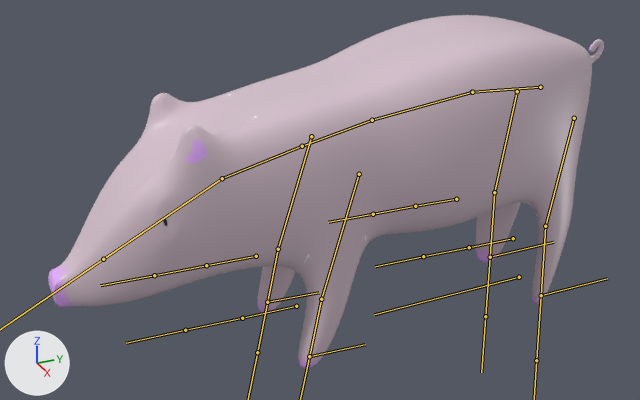
The FBX model city-sim 2.0/Assets/Models/Animals/Pig.fbx: old version first, new version second.
Rendered twice from a 50 mm lens placed at (8.48, -5.46, 6.14), pointed at (-0.17, -1.57, 1.82). The axes (+X, +Y, +Z) are drawn at lower left. The lights are the same throughout. The bones that bend it are drawn over the model as lines.
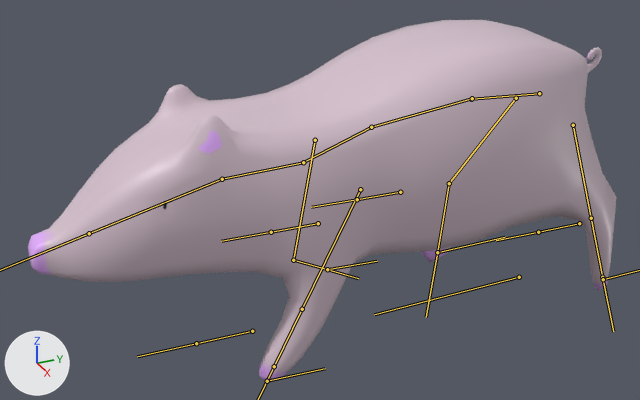
The newer file adds an action. The first version stands in its rest pose; the second is drawn at frame 9 of the action 'Armature|Walk'.

Changed parts and their boxes (x1, y1, x2, y2) in the pictures (640 x 400 px):
'Cube', posed: before (48, 15, 604, 369); after (28, 20, 617, 382)
bone 'Hips.Controller', root to tip: before (472, 92) to (540, 87); after (471, 99) to (539, 93)
bone 'Chest', root to tip: before (372, 120) to (303, 145); after (371, 127) to (305, 161)
bone 'Neck', root to tip: before (302, 146) to (222, 178); after (303, 162) to (222, 179)
bone 'Head', root to tip: before (222, 178) to (103, 259); after (222, 179) to (89, 233)
bone 'FrontUpperLeg.L', root to tip: before (359, 174) to (321, 299); after (360, 189) to (302, 309)
bone 'FrontLowerLeg.L', root to tip: before (321, 299) to (309, 356); after (302, 309) to (274, 366)
bone 'FrontUpperLeg.L.001', root to tip: before (311, 136) to (278, 249); after (315, 140) to (293, 260)
bone 'FrontLowerLeg.L.001', root to tip: before (278, 249) to (267, 302); after (293, 260) to (327, 269)
bone 'BackUpperLeg.L', root to tip: before (574, 118) to (545, 226); after (573, 125) to (591, 218)
bone 'BackLowerLeg.L', root to tip: before (545, 226) to (541, 295); after (591, 218) to (602, 277)
bone 'BackUpperLeg.L.001', root to tip: before (517, 91) to (494, 192); after (516, 98) to (449, 183)
bone 'BackLowerLeg.L.001', root to tip: before (494, 192) to (490, 257); after (449, 183) to (437, 252)

Diff of the bpy script that builds the scene:
```diff
--- a/city-sim 2.0/Assets/Models/Animals/Pig.fbx.py
+++ b/city-sim 2.0/Assets/Models/Animals/Pig.fbx.py
@@ bone_hips_controller @@
 bone_hips_controller = bpy.data.objects['Armature'].pose.bones['Hips.Controller']  # child of 'Root'
-bone_hips_controller.location = (0.0, 0.0, 0.0)
+bone_hips_controller.location = (0.0, 0.0, -0.08)
@@ bone_chest @@
 bone_chest = bpy.data.objects['Armature'].pose.bones['Chest']  # child of 'Waist'
-bone_chest.rotation_quaternion = (1.0, 0.0, 0.0, 0.0)  # degrees (0, 0, 0)
+bone_chest.rotation_quaternion = (0.995, 0.08, -0.053, 0.021)  # degrees (9, -6, 2)
@@ bone_neck @@
 bone_neck = bpy.data.objects['Armature'].pose.bones['Neck']  # child of 'Chest'
-bone_neck.rotation_quaternion = (1.0, 0.0, 0.0, 0.0)  # degrees (0, 0, 0)
+bone_neck.rotation_quaternion = (0.982, -0.178, 0.054, -0.018)  # degrees (-21, 6, -3)
@@ bone_head @@
 bone_head = bpy.data.objects['Armature'].pose.bones['Head']  # child of 'Neck'
-bone_head.rotation_quaternion = (1.0, 0.0, 0.0, 0.0)  # degrees (0, 0, 0)
+bone_head.rotation_quaternion = (1.0, -0.017, 0.0, 0.0)  # degrees (-2, 0, 0)
@@ bone_frontupperleg_l @@
 bone_frontupperleg_l = bpy.data.objects['Armature'].pose.bones['FrontUpperLeg.L']  # child of 'Chest'
-bone_frontupperleg_l.rotation_quaternion = (1.0, 0.0, 0.0, 0.0)  # degrees (0, 0, 0)
+bone_frontupperleg_l.rotation_quaternion = (0.98, -0.188, -0.024, -0.065)  # degrees (-21, -4, -7)
@@ bone_frontlowerleg_l @@
 bone_frontlowerleg_l = bpy.data.objects['Armature'].pose.bones['FrontLowerLeg.L']  # child of 'FrontUpperLeg.L'
-bone_frontlowerleg_l.rotation_quaternion = (1.0, 0.0, 0.0, 0.0)  # degrees (0, 0, 0)
+bone_frontlowerleg_l.rotation_quaternion = (0.999, -0.044, 0.0, -0.006)  # degrees (-5, 0, -1)
@@ bone_frontupperleg_l_001 @@
 bone_frontupperleg_l_001 = bpy.data.objects['Armature'].pose.bones['FrontUpperLeg.L.001']  # child of 'Chest'
-bone_frontupperleg_l_001.rotation_quaternion = (1.0, 0.0, 0.0, 0.0)  # degrees (0, 0, 0)
+bone_frontupperleg_l_001.rotation_quaternion = (0.952, -0.109, -0.252, -0.135)  # degrees (-9, -31, -14)
@@ bone_frontlowerleg_l_001 @@
 bone_frontlowerleg_l_001 = bpy.data.objects['Armature'].pose.bones['FrontLowerLeg.L.001']  # child of 'FrontUpperLeg.L.001'
-bone_frontlowerleg_l_001.rotation_quaternion = (1.0, 0.0, 0.0, 0.0)  # degrees (0, 0, 0)
+bone_frontlowerleg_l_001.rotation_quaternion = (0.803, 0.592, 0.0, -0.067)  # degrees (73, 5, -6)
@@ bone_backupperleg_l @@
 bone_backupperleg_l = bpy.data.objects['Armature'].pose.bones['BackUpperLeg.L']  # child of 'Pelvis'
-bone_backupperleg_l.rotation_quaternion = (1.0, 0.0, 0.0, 0.0)  # degrees (0, 0, 0)
+bone_backupperleg_l.rotation_quaternion = (0.969, 0.246, -0.024, -0.014)  # degrees (29, -2, -2)
@@ bone_backlowerleg_l @@
 bone_backlowerleg_l = bpy.data.objects['Armature'].pose.bones['BackLowerLeg.L']  # child of 'BackUpperLeg.L'
-bone_backlowerleg_l.rotation_quaternion = (1.0, 0.0, 0.0, 0.0)  # degrees (0, 0, 0)
+bone_backlowerleg_l.rotation_quaternion = (0.996, -0.091, 0.0, 0.02)  # degrees (-10, 0, 2)
@@ bone_backupperleg_l_001 @@
 bone_backupperleg_l_001 = bpy.data.objects['Armature'].pose.bones['BackUpperLeg.L.001']  # child of 'Pelvis'
-bone_backupperleg_l_001.rotation_quaternion = (1.0, 0.0, 0.0, 0.0)  # degrees (0, 0, 0)
+bone_backupperleg_l_001.rotation_quaternion = (0.957, -0.282, 0.062, -0.013)  # degrees (-33, 6, -3)
@@ bone_backlowerleg_l_001 @@
 bone_backlowerleg_l_001 = bpy.data.objects['Armature'].pose.bones['BackLowerLeg.L.001']  # child of 'BackUpperLeg.L.001'
-bone_backlowerleg_l_001.rotation_quaternion = (1.0, 0.0, 0.0, 0.0)  # degrees (0, 0, 0)
+bone_backlowerleg_l_001.rotation_quaternion = (0.978, 0.208, 0.0, 0.027)  # degrees (24, -1, 3)
```
